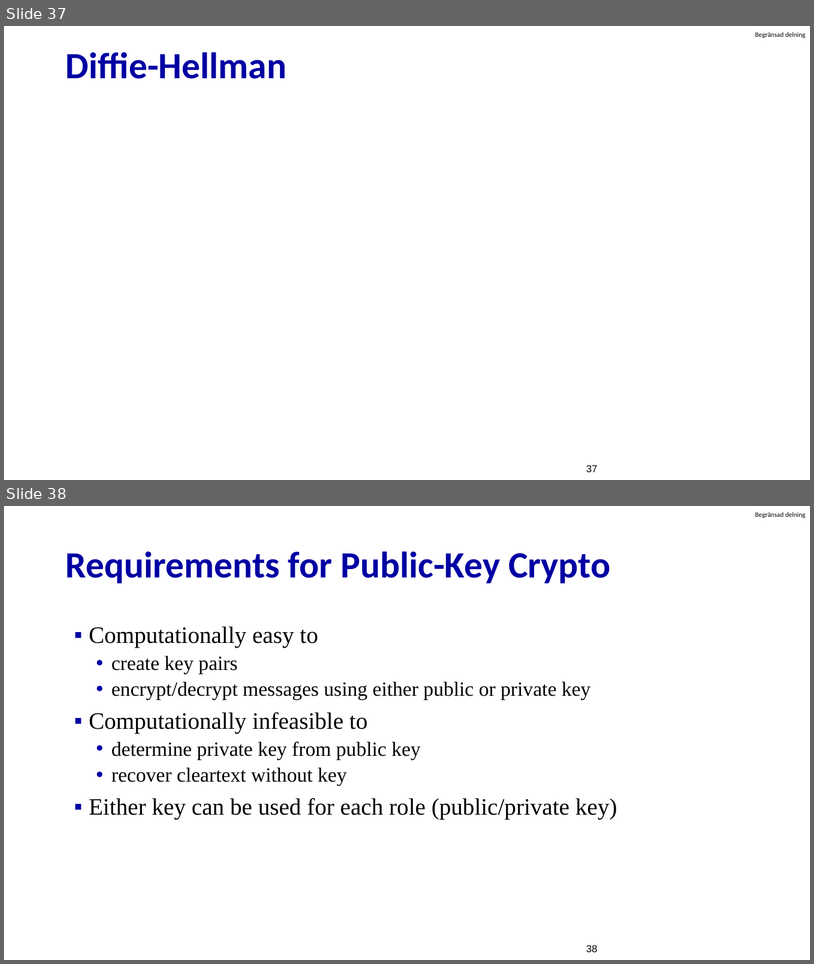
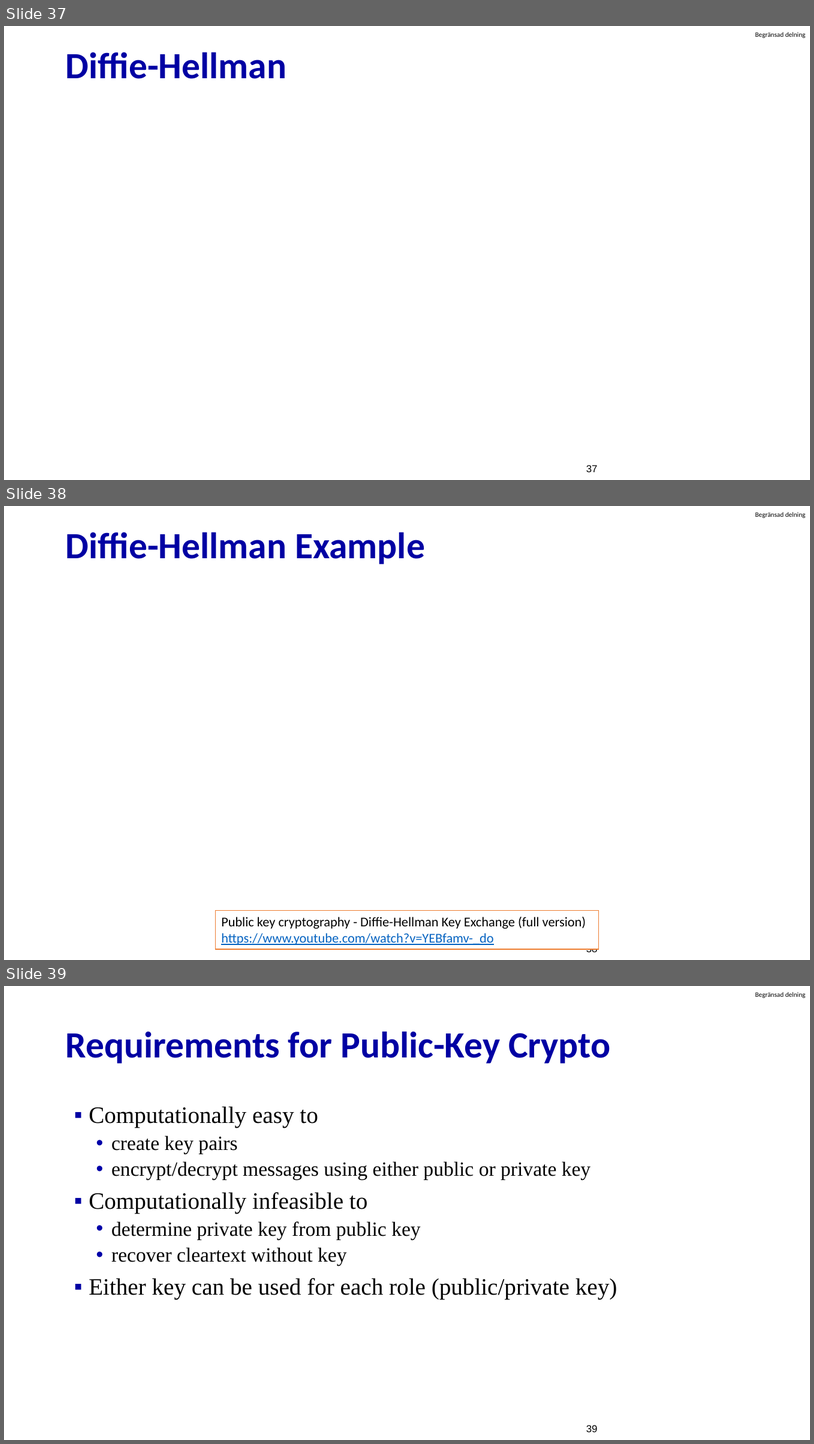
Before and after one commit to guhofstra/CSC175, a slide deck: PPTs/8.1 Cryptography.pptx. Shown one above the other, each under a label of ours: slides 37 and 38 before the commit, slides 37, 38 and 39 after it. The pictures are 814x964 and 814x1444 pixels, drawn with LibreOffice and Linux fonts; fonts in the diff are those of the drawing; grey boxes stand for pictures. Boxes give left, top, right and bottom in pixels: in the first picture for what was removed or moved away, otherwise in the second. Text is boxed around its words. In the diff, an @@ line names an element or a change of style, - is before the commit and + after.

```diff
--- a/PPTs/8.1 Cryptography.pptx
+++ b/PPTs/8.1 Cryptography.pptx
@@ slide 38 added at box(4, 506, 810, 960), background #FFFFFF; not listed: 1 template element that a slide beside it also shows @@
@@ title added at box(65, 532, 425, 564), 44 pt, text #0000A3, bold @@
+Diffie-Hellman Example
@@ rectangle added at box(216, 910, 599, 949), fill #FFFFFF, outline #ED7D31 1 pt, 16 pt, text #000000 @@
+Public key cryptography - Diffie-Hellman Key Exchange (full version)
+https://www.youtube.com/watch?v=YEBfamv-_do
@@ page number added at box(587, 948, 598, 952), 12 pt, text #000000 @@
+38
@@ what was slide 38 is now slide 39 @@
@@ page number at box(587, 1425, 598, 1432): text changed @@
-38
+39
```
Also in this commit, not shown: 1 slide changed, 3 other files.
